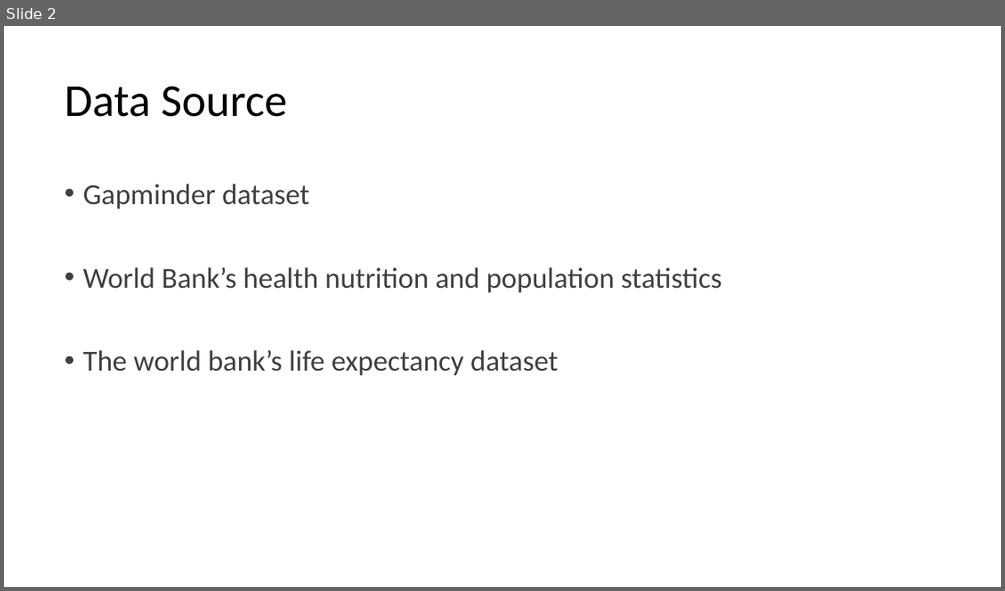
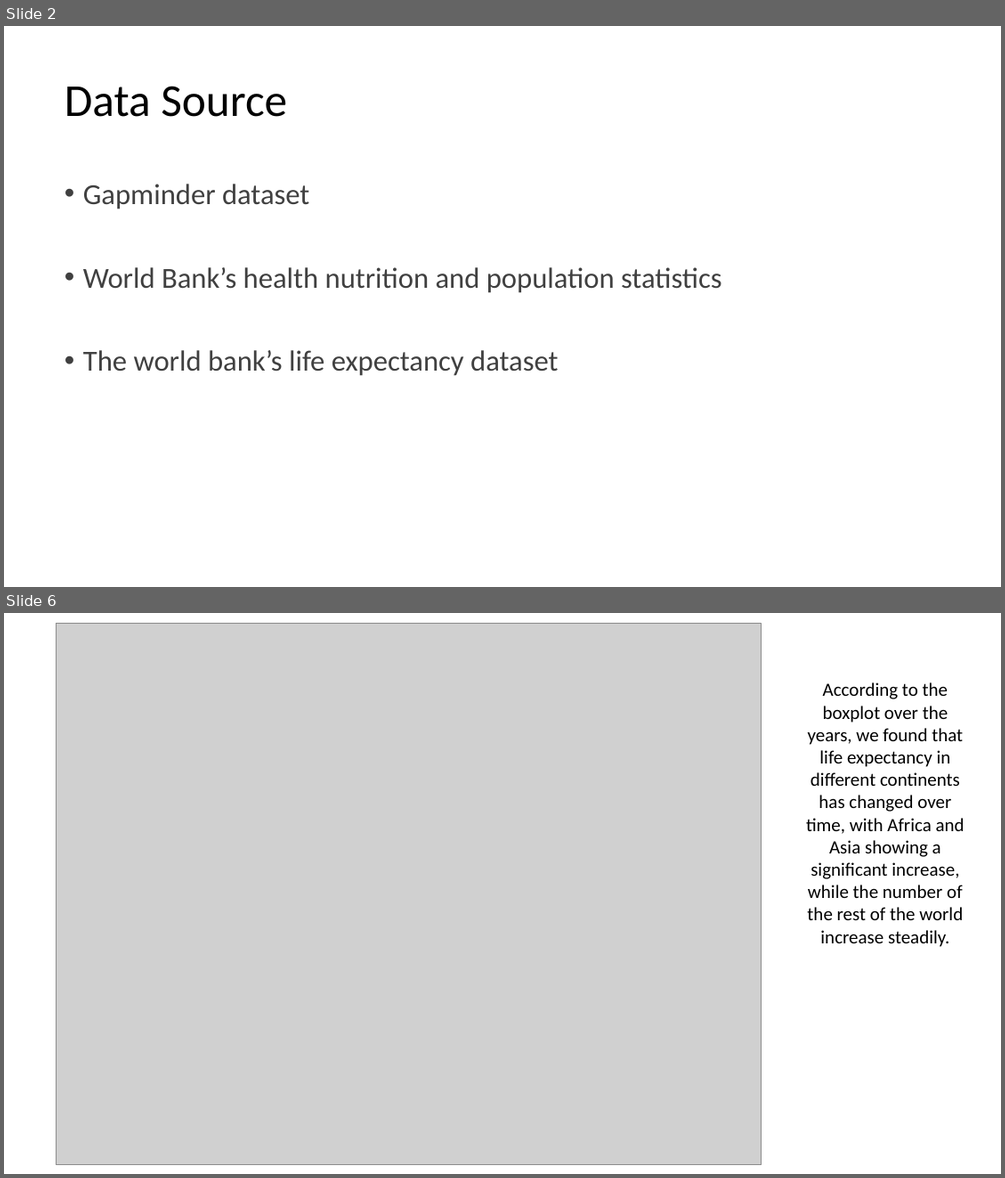
Before and after one commit to jas0nh/am10_group9_project, a slide deck: Life Expectancy Slides.pptx. Shown one above the other, each under a label of ours: slide 2 before the commit, slides 2 and 6 after it; the slides between them are not shown. The pictures are 1005x591 and 1005x1178 pixels, drawn with LibreOffice and Linux fonts; fonts in the diff are those of the drawing; grey boxes stand for pictures. Boxes give left, top, right and bottom in pixels: in the first picture for what was removed or moved away, otherwise in the second. Text is boxed around its words. In the diff, an @@ line names an element or a change of style, - is before the commit and + after.

```diff
--- a/Life Expectancy Slides.pptx
+++ b/Life Expectancy Slides.pptx
@@ slide 6 added at (4,613,1001,1174), background #FFFFFF @@
@@ picture added at (57,623,760,1164) @@
@@ text added at (806,682,964,947), 18 pt, text #000000 @@
+According to the boxplot over the years, we found that life expectancy in different continents has changed over time, with Africa and Asia showing a significant increase, while the number of the rest of the world increase steadily.
```
Also in this commit, not shown: 2 slides changed, 5 other slides added, 4 slides removed.
